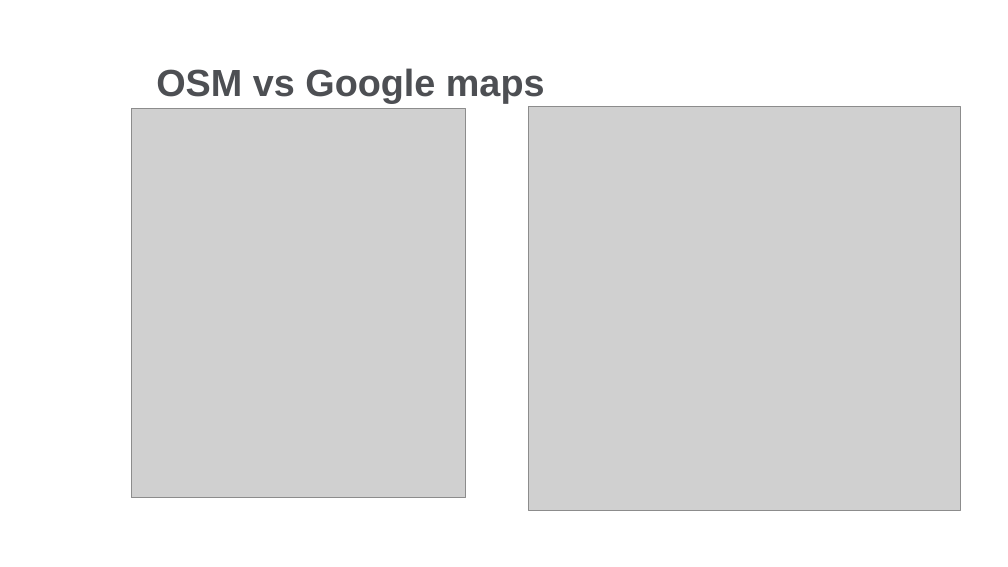
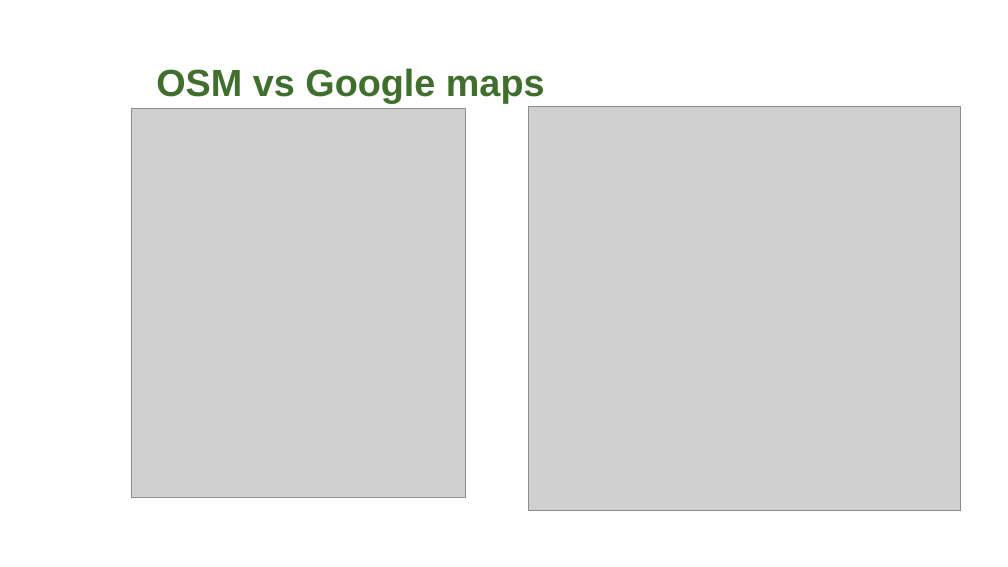
Before and after one commit to lundopendata/relativnarhet, a slide deck: slide 10 of RelativNarhetGeodatasamverkan2018.pptx (slide 9 before the commit). Drawn at 1008x567 pixels with LibreOffice and Linux fonts; fonts in the diff are those of the drawing; grey boxes stand for pictures; background and template pictures are left out. Boxes give left, top, right and bottom in pixels: in the first picture for what was removed or moved away, otherwise in the second. Text is boxed around its words. In the diff, an @@ line names an element or a change of style, - is before the commit and + after.

```diff
--- a/RelativNarhetGeodatasamverkan2018.pptx
+++ b/RelativNarhetGeodatasamverkan2018.pptx
@@ title "OSM vs Google maps" at (156,68,545,103): text colour #4D4F53 to #3F6E2D @@
```
Also in this commit, not shown: 10 other slides changed, 3 slides added.
